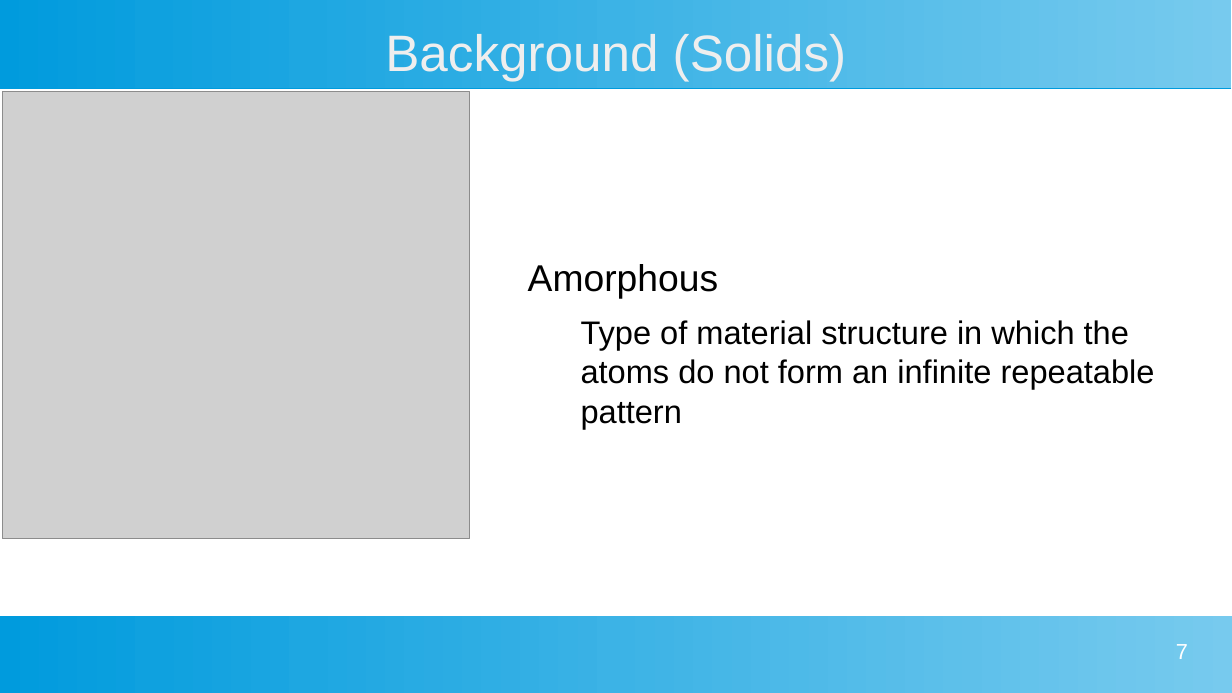
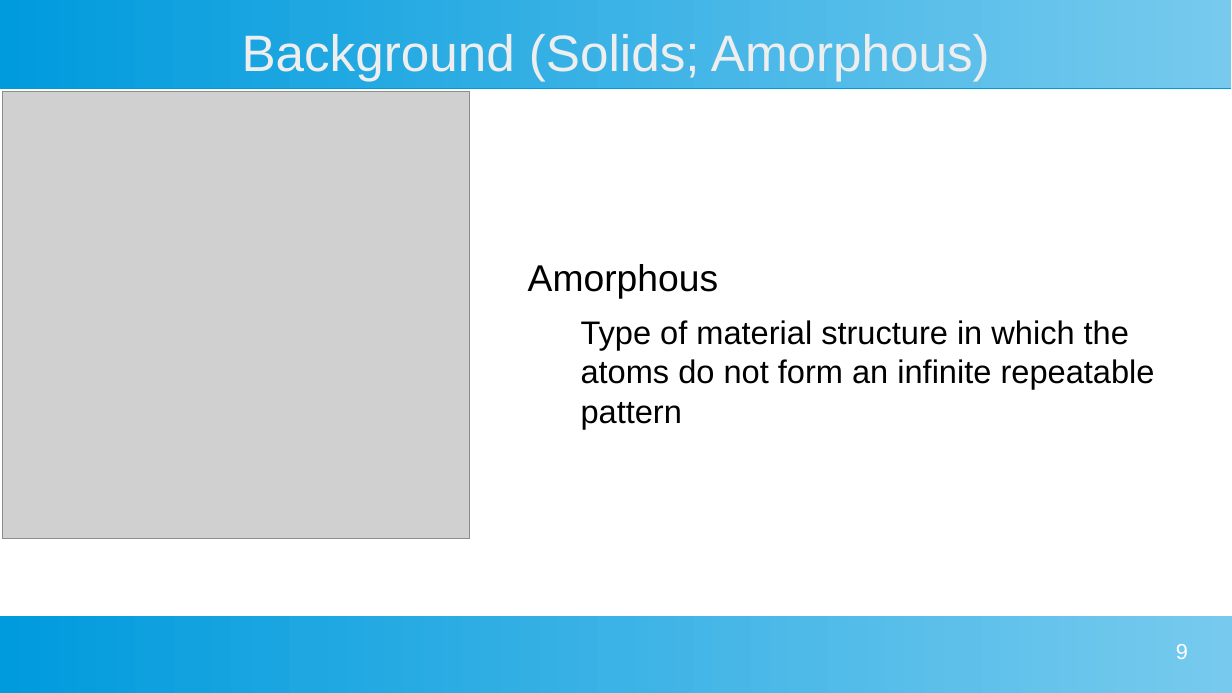
Before and after one commit to MarkS5001/GIXRD-Thesis, a slide deck: slide 9 of Thesis Defense Presentation.odp (slide 7 before the commit). Drawn at 1232x693 pixels with LibreOffice and Linux fonts; fonts in the diff are those of the drawing; grey boxes stand for pictures. Boxes give left, top, right and bottom in pixels: in the first picture for what was removed or moved away, otherwise in the second. Text is boxed around its words. In the diff, an @@ line names an element or a change of style, - is before the commit and + after.

```diff
--- a/Thesis Defense Presentation.odp
+++ b/Thesis Defense Presentation.odp
@@ title at <box>242,34,990,81</box>: text changed @@
-Background (Solids)
+Background (Solids; Amorphous)
@@ page number at <box>1176,644,1188,659</box>: text changed @@
-7
+9
```
Also in this commit, not shown: 5 other slides changed.
